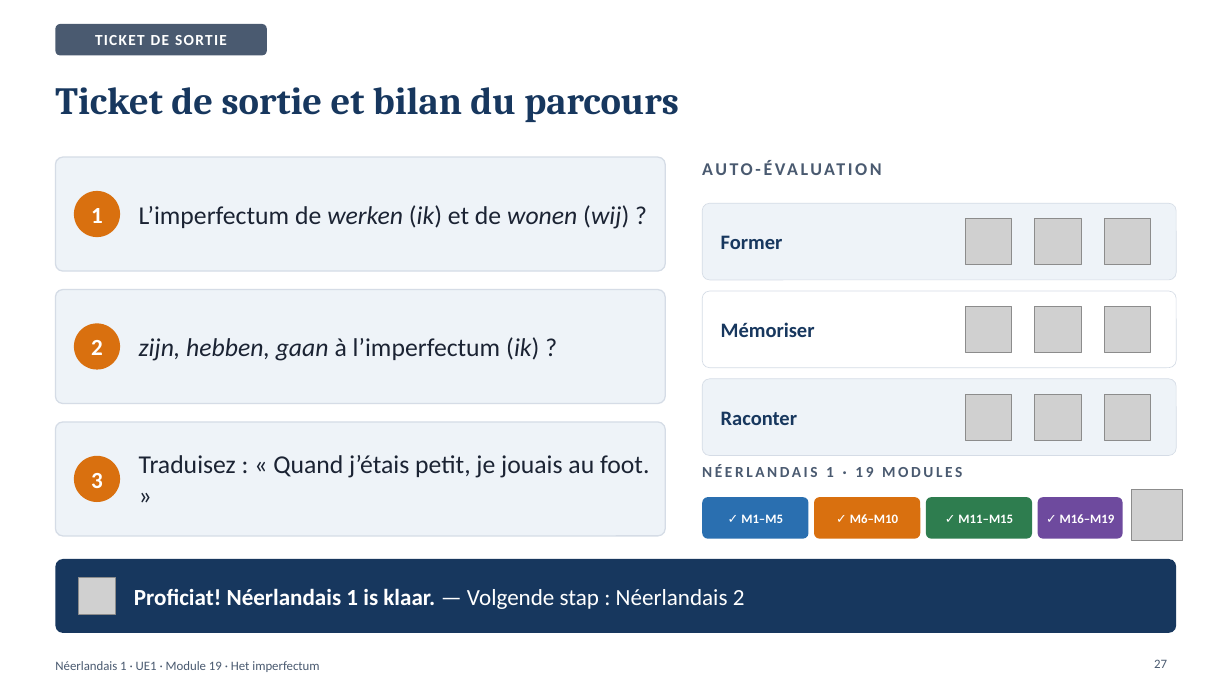
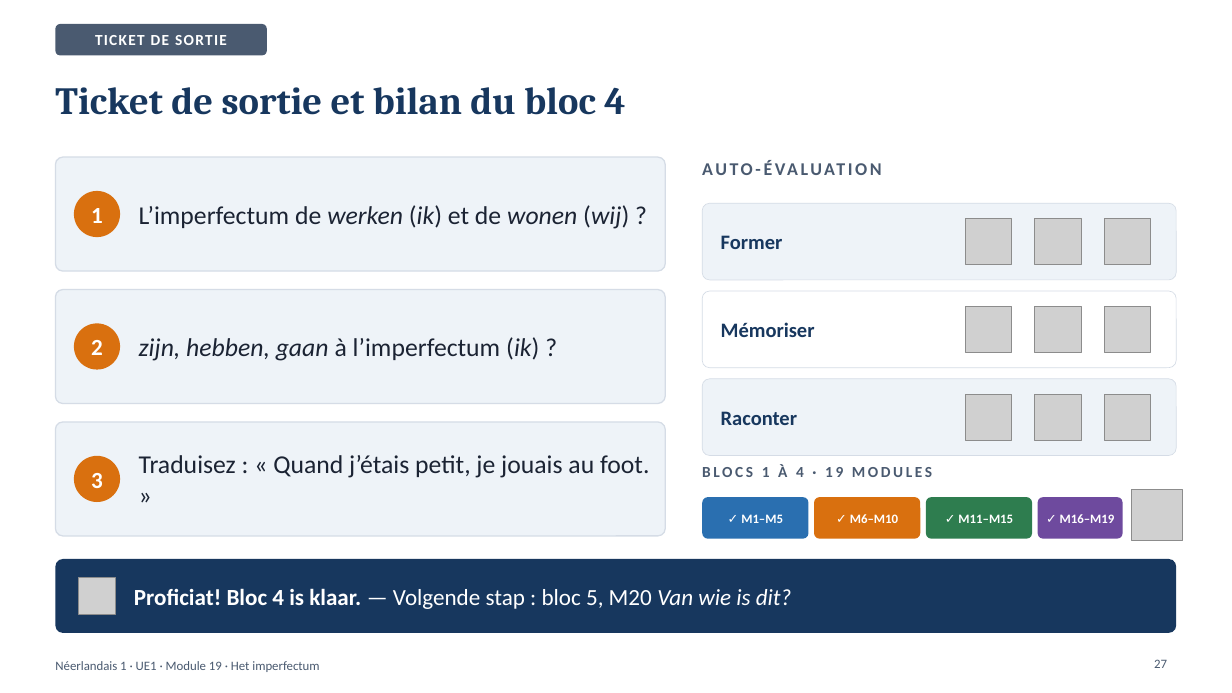
Before and after one commit to ajouniaux/talenleren, a slide deck: slide 27 of neerlandais1/powerpoints/Module_19_Het_imperfectum.pptx. Drawn at 1232x693 pixels with LibreOffice and Linux fonts; fonts in the diff are those of the drawing; grey boxes stand for pictures. Boxes give left, top, right and bottom in pixels: in the first picture for what was removed or moved away, otherwise in the second. Text is boxed around its words. In the diff, an @@ line names an element or a change of style, - is before the commit and + after.

```diff
--- a/neerlandais1/powerpoints/Module_19_Het_imperfectum.pptx
+++ b/neerlandais1/powerpoints/Module_19_Het_imperfectum.pptx
@@ title at box(55, 87, 625, 115): text changed @@
-Ticket de sortie et bilan du parcours
+Ticket de sortie et bilan du bloc 4
@@ text at box(702, 464, 932, 477): text changed @@
-NÉERLANDAIS 1 · 19 MODULES
+BLOCS 1 À 4 · 19 MODULES
@@ text at box(134, 588, 792, 609): text changed; bold off @@
-Proficiat! Néerlandais 1 is klaar. — Volgende stap : Néerlandais 2
+Proficiat! Bloc 4 is klaar. — Volgende stap : bloc 5, M20 Van wie is dit?
```
Also in this commit, not shown: 1 other slide changed, 34 other files.
